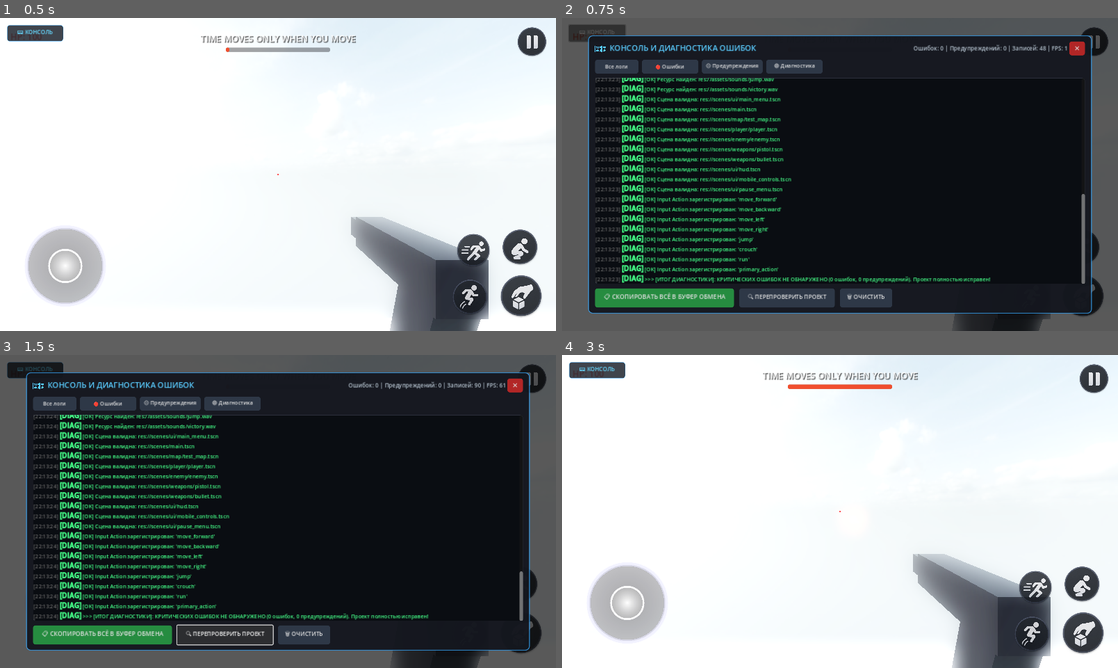
Above: before the commit, frames 1-4 (two rows, left to right).
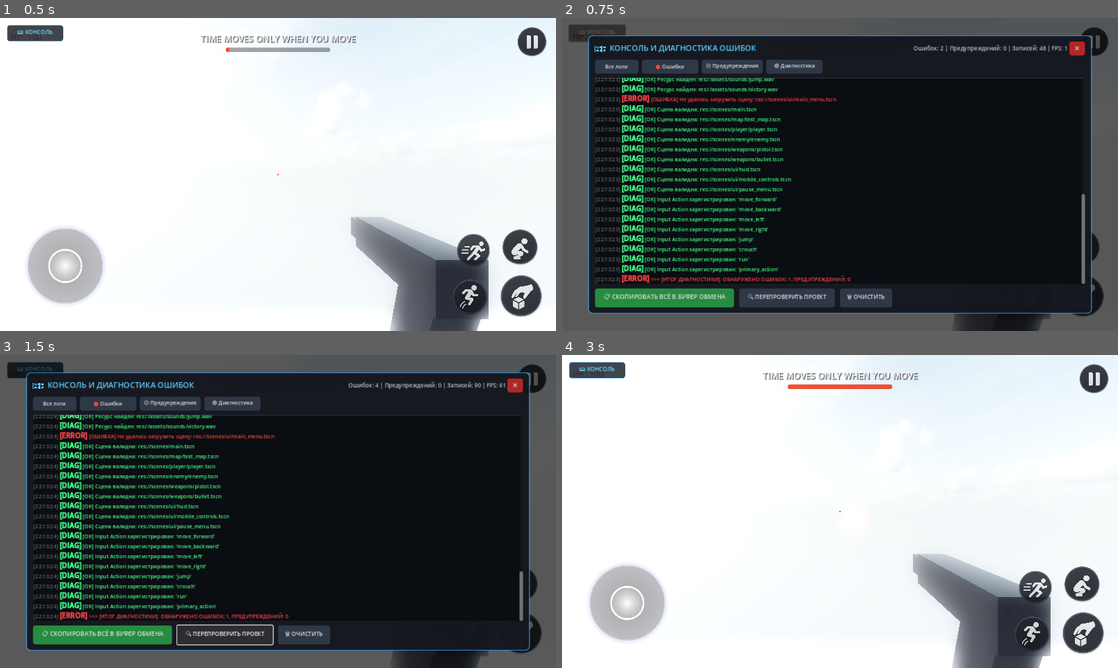
Above: after the commit, the same moments.

Repository: Sh1rka69/Super-Hot-Godot
Game: Godot game, scene res://scenes/main.tscn
Same seed, same stepped clock (60 frames per second), same inputs: the game is played once before the commit and once after it. This scene is started directly instead of the project's main scene.
Inputs (mouse positions are in pixels of both pictures, inside the frame that each line leads up to):
- Up to frame 1 (0.5 s): no input
- Up to frame 2 (0.75 s): click "📟 КОНСОЛЬ" at 0.5 s
- Up to frame 3 (1.5 s): click "🔍 ПЕРЕПРОВЕРИТЬ ПРОЕКТ" at 1.25 s
- Up to frame 4 (3 s): click "✕" at 2 s; click (1084, 633) at 2.75 s

Frame 1 is identical in both runs. In frame 2, 1.3% of the frame differs, in the area x 10-77%, y 9-85%; in frame 3, 1.3%; in frame 4, nothing differs.

Commit message:
Fix pistol physics reparenting and eliminate MainMenu duplicate signal recursion
Co-authored-by: arena-agent <297053741+arena-agent@users.noreply.github.com>

Diff:
--- a/scenes/ui/main_menu.gd
+++ b/scenes/ui/main_menu.gd
@@ -1,7 +1,7 @@
 extends Control
 
 ## Main Menu for "Very Hot"
-## Features interactive live 3D background and settings management with zero signal feedback loops.
+## Features interactive live 3D background with zero signal recursion and instant settings response.
 
 @onready var btn_play = $UI/CenterContainer/VBoxContainer/PlayButton
 @onready var btn_settings = $UI/CenterContainer/VBoxContainer/SettingsButton
@@ -25,7 +25,7 @@
 @onready var world_env = $Menu3D/WorldEnvironment
 @onready var dir_light = $Menu3D/DirectionalLight3D
 @onready var sun_rays = $Menu3D/SunRays
-@onready var preview_enemy = $Menu3D/PreviewEnemy
+@onready var enemy_preview_mesh = $Menu3D/EnemyPreviewMesh
 
 func _ready() -> void:
 	Engine.time_scale = 1.0
@@ -69,8 +69,11 @@
 
 func _on_graphics_changed() -> void:
 	GameManager.apply_graphics_to_current_scene(world_env, dir_light, sun_rays)
-	if preview_enemy and preview_enemy.has_method("_update_crystal_materials"):
-		preview_enemy._update_crystal_materials()
+	if enemy_preview_mesh and enemy_preview_mesh.mesh and enemy_preview_mesh.mesh.material:
+		var mat = enemy_preview_mesh.mesh.material as StandardMaterial3D
+		if mat:
+			mat.emission_enabled = GameManager.bloom_enabled
+			mat.emission_energy_multiplier = 1.5 if GameManager.bloom_enabled else 0.0
 
 func _sync_ui_values() -> void:
 	if sens_slider:
--- a/scenes/ui/main_menu.tscn
+++ b/scenes/ui/main_menu.tscn
@@ -2,7 +2,6 @@
 
 [ext_resource type="Script" path="res://scenes/ui/main_menu.gd" id="1_menu"]
 [ext_resource type="Texture2D" path="res://assets/textures/Skybox_Day.jpg" id="2_sky"]
-[ext_resource type="PackedScene" uid="uid://bvx4yq5e14kpt" path="res://scenes/enemy/enemy.tscn" id="3_enemy"]
 
 [sub_resource type="PanoramaSkyMaterial" id="PanoramaSkyMaterial_1"]
 panorama = ExtResource("2_sky")
@@ -61,6 +60,19 @@
 height = 10.0
 radial_segments = 12
 
+[sub_resource type="StandardMaterial3D" id="StandardMaterial3D_crystal"]
+albedo_color = Color(0.95, 0.1, 0.04, 1)
+roughness = 0.2
+metallic = 0.15
+emission_enabled = true
+emission = Color(0.8, 0.05, 0)
+emission_energy_multiplier = 1.5
+
+[sub_resource type="CapsuleMesh" id="CapsuleMesh_enemy"]
+material = SubResource("StandardMaterial3D_crystal")
+radius = 0.38
+height = 1.8
+
 [sub_resource type="StyleBoxFlat" id="StyleBoxFlat_btn_play"]
 bg_color = Color(0.95, 0.2, 0.1, 1)
 corner_radius_top_left = 10
@@ -137,8 +149,9 @@
 transform = Transform3D(1, 0, 0, 0, 1, 0, 0, 0, 1, 2.5, 2, -2)
 mesh = SubResource("BoxMesh_pillar")
 
-[node name="PreviewEnemy" parent="Menu3D" instance=ExtResource("3_enemy")]
-transform = Transform3D(-0.866025, 0, 0.5, 0, 1, 0, -0.5, 0, -0.866025, 0, 0, 0)
+[node name="EnemyPreviewMesh" type="MeshInstance3D" parent="Menu3D" groups=["preview_enemy_mesh"]]
+transform = Transform3D(1, 0, 0, 0, 1, 0, 0, 0, 1, 0, 0.9, 0)
+mesh = SubResource("CapsuleMesh_enemy")
 
 [node name="CameraPivot" type="Node3D" parent="Menu3D"]
 transform = Transform3D(1, 0, 0, 0, 1, 0, 0, 0, 1, 0, 1.2, 0)
--- a/scenes/weapons/pistol.gd
+++ b/scenes/weapons/pistol.gd
@@ -1,7 +1,7 @@
 extends RigidBody3D
 
 ## Pistol Weapon for "Very Hot"
-## Thread-safe, deferred parenting to prevent physics callback lockups.
+## Safe parenting using Godot 4 reparent API.
 
 signal fired(ammo_left: int)
 
@@ -25,41 +25,54 @@
 		pickup_area.body_entered.connect(_on_pickup_body_entered)
 
 func equip_to_hand(parent_node: Node3D) -> void:
+	if not is_instance_valid(parent_node):
+		return
+
 	is_equipped = true
 	is_thrown = false
-	set_deferred("freeze", true)
-	set_deferred("collision_layer", 0)
-	set_deferred("collision_mask", 0)
+	freeze = true
+	collision_layer = 0
+	collision_mask = 0
 	if pickup_area:
 		pickup_area.set_deferred("monitoring", false)
 
-	_reparent_to_hand.call_deferred(parent_node)
+	_do_equip.call_deferred(parent_node)
 
-func _reparent_to_hand(parent_node: Node3D) -> void:
+func _do_equip(parent_node: Node3D) -> void:
 	if not is_instance_valid(parent_node):
 		return
-	if get_parent():
-		get_parent().remove_child(self)
-	parent_node.add_child(self)
+	if get_parent() == parent_node:
+		transform = Transform3D.IDENTITY
+		return
+
+	if get_parent() != null:
+		reparent(parent_node, false)
+	else:
+		parent_node.add_child(self)
+
 	transform = Transform3D.IDENTITY
 
 func drop_or_throw(from_transform: Transform3D, throw_impulse: Vector3) -> void:
 	is_equipped = false
-	_reparent_to_world.call_deferred(from_transform, throw_impulse)
+	_do_drop.call_deferred(from_transform, throw_impulse)
 
-func _reparent_to_world(from_transform: Transform3D, throw_impulse: Vector3) -> void:
-	set_deferred("freeze", false)
-	set_deferred("collision_layer", 2)
-	set_deferred("collision_mask", 1)
+func _do_drop(from_transform: Transform3D, throw_impulse: Vector3) -> void:
+	var world_tree = get_tree().current_scene
+	if not is_instance_valid(world_tree):
+		return
+
+	if get_parent() != world_tree:
+		if get_parent() != null:
+			reparent(world_tree, true)
+		else:
+			world_tree.add_child(self)
+
+	global_transform = from_transform
+	freeze = false
+	collision_layer = 2
+	collision_mask = 1
 	if pickup_area:
 		pickup_area.set_deferred("monitoring", true)
-
-	var world_tree = get_tree().current_scene
-	if get_parent():
-		get_parent().remove_child(self)
-	if is_instance_valid(world_tree):
-		world_tree.add_child(self)
-	global_transform = from_transform
 
 	if throw_impulse != Vector3.ZERO:
 		is_thrown = true
Not shown, changed: Very_Hot_Godot_Project.zip
